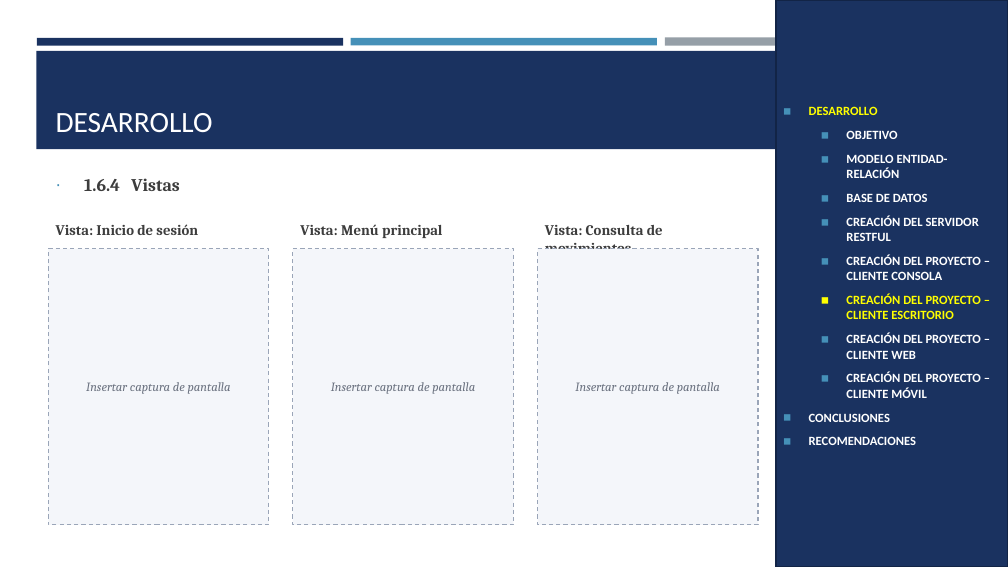
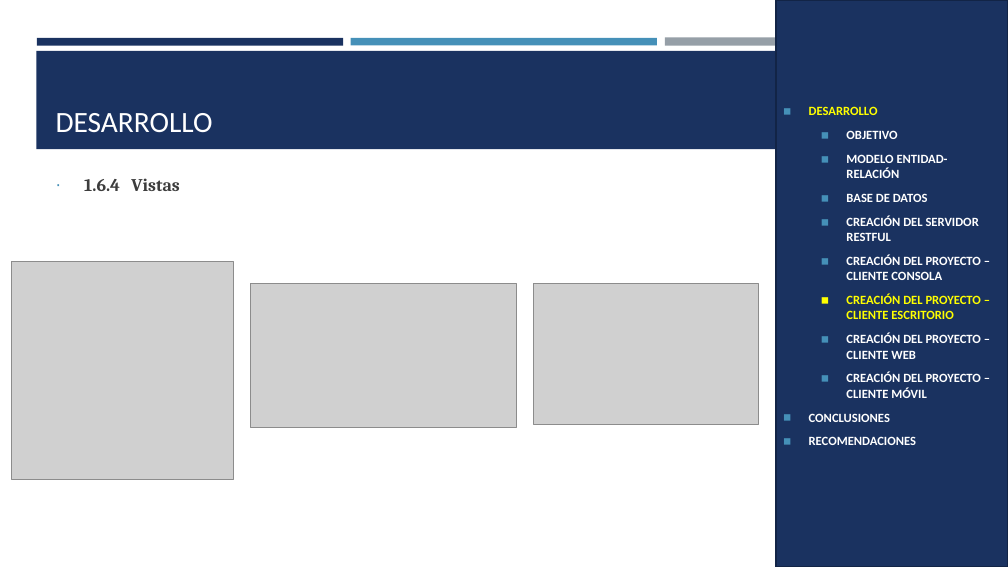
Before and after one commit to IMarcusDev/TI.1.4.-PAO202651_RESTFUL_DOTNET_CONBDD_NRC36883_GR04, a slide deck: slide 22 of 05. DOCUMENTACION/PRESENTACION TI.1.4. RESTFUL con BDD en DOTNET GR4.pptx. Drawn at 1008x567 pixels with LibreOffice and Linux fonts; fonts in the diff are those of the drawing; grey boxes stand for pictures. Boxes give left, top, right and bottom in pixels: in the first picture for what was removed or moved away, otherwise in the second. Text is boxed around its words. In the diff, an @@ line names an element or a change of style, - is before the commit and + after.

```diff
--- a/05. DOCUMENTACION/PRESENTACION TI.1.4. RESTFUL con BDD en DOTNET GR4.pptx
+++ b/05. DOCUMENTACION/PRESENTACION TI.1.4. RESTFUL con BDD en DOTNET GR4.pptx
@@ text removed at [56, 224, 198, 235] @@
-Vista: Inicio de sesión
@@ text removed at [300, 224, 442, 238] @@
-Vista: Menú principal
@@ text removed at [545, 225, 663, 249] @@
-Vista: Consulta de movimientos
@@ picture added at [11, 262, 233, 479] @@
@@ rectangle removed at [48, 249, 269, 525] @@
-Insertar captura de pantalla
@@ rectangle removed at [293, 249, 514, 525] @@
-Insertar captura de pantalla
@@ rectangle removed at [538, 249, 758, 525] @@
-Insertar captura de pantalla
@@ picture added at [250, 284, 516, 428] @@
@@ picture added at [534, 284, 758, 425] @@
```
Also in this commit, not shown: 4 other slides changed.
